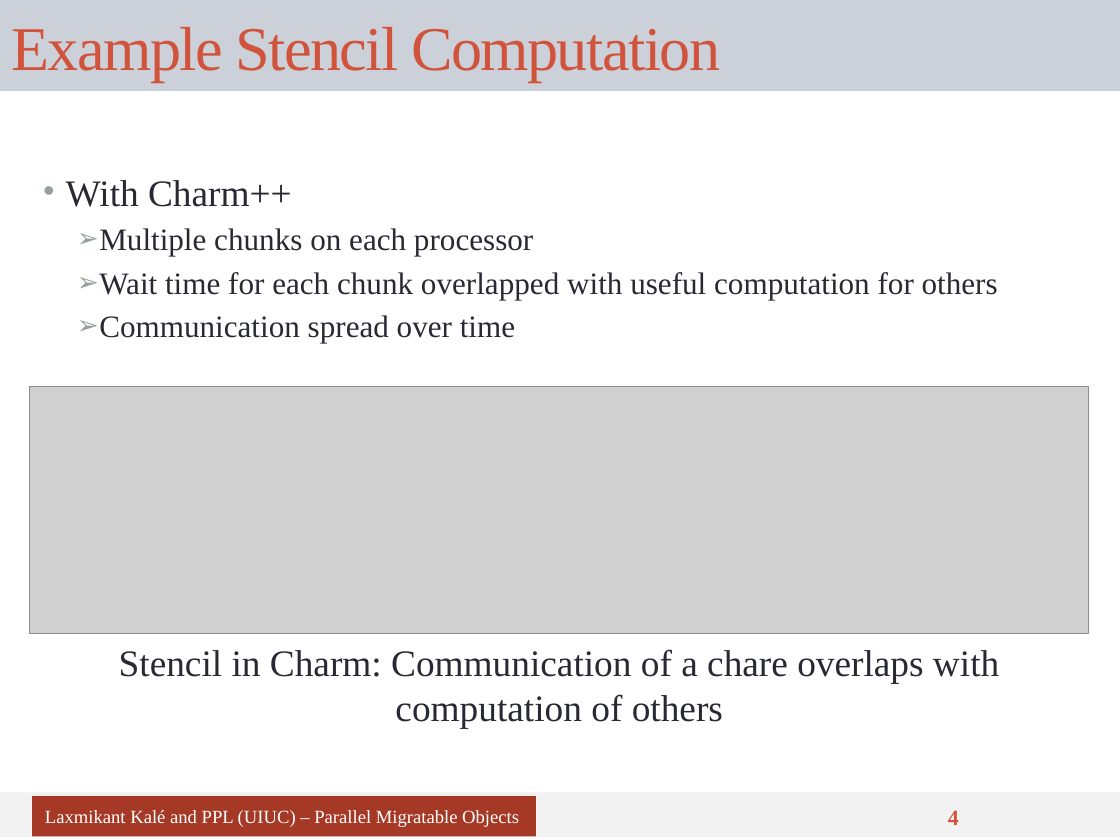
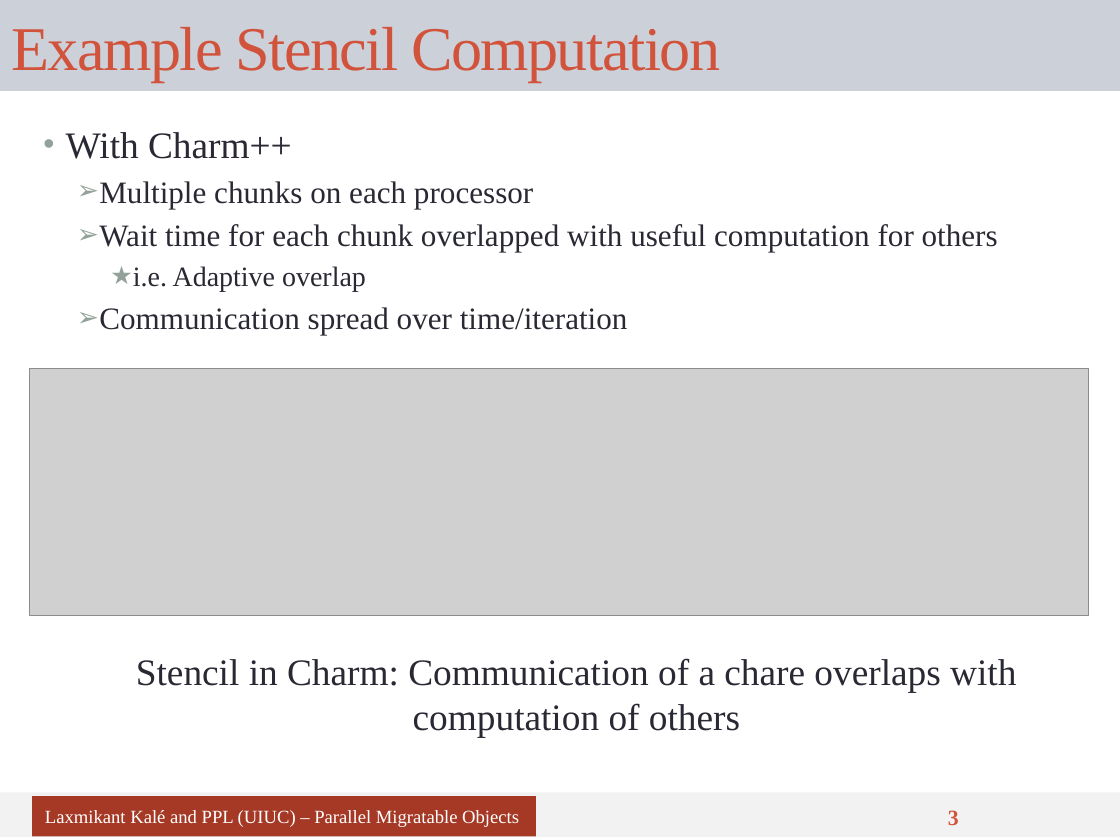
Before and after one commit to UIUC-PPL/charm_tutorial, a slide deck: slide 3 of tutorial-03-benefits.pptx (slide 4 before the commit). Drawn at 1120x840 pixels with LibreOffice and Linux fonts; fonts in the diff are those of the drawing; grey boxes stand for pictures. Boxes give left, top, right and bottom in pixels: in the first picture for what was removed or moved away, otherwise in the second. Text is boxed around its words. In the diff, an @@ line names an element or a change of style, - is before the commit and + after.

Commit message:
tut 3: combine stencil example slides

```diff
--- a/tutorial-03-benefits.pptx
+++ b/tutorial-03-benefits.pptx
@@ text "With Charm++" at (66, 132, 1016, 737): vertical alignment middle to top @@
@@ text at (99, 266, 1016, 737): text changed; size 20 to 24 pt @@
-  ➢ Communication spread over time
+    ★ i.e. Adaptive overlap
+  ➢ Communication spread over time/iteration
+  Stencil in Charm: Communication of a chare overlaps with computation of others
@@ picture: place and size @@
-picture at (30, 386, 1090, 634)
+picture at (30, 368, 1090, 616)
@@ text removed at (119, 649, 999, 728) @@
-Stencil in Charm: Communication of a chare overlaps with computation of others
@@ page number at (948, 810, 959, 825): text changed @@
-4
+3
```
Also in this commit, not shown: 1 other slide changed, 1 slide removed.
